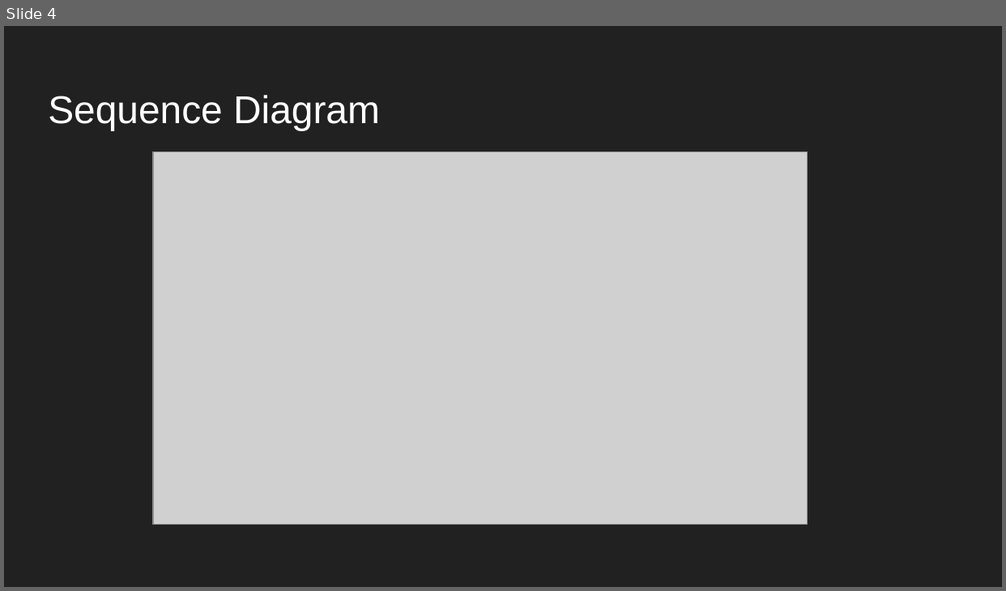
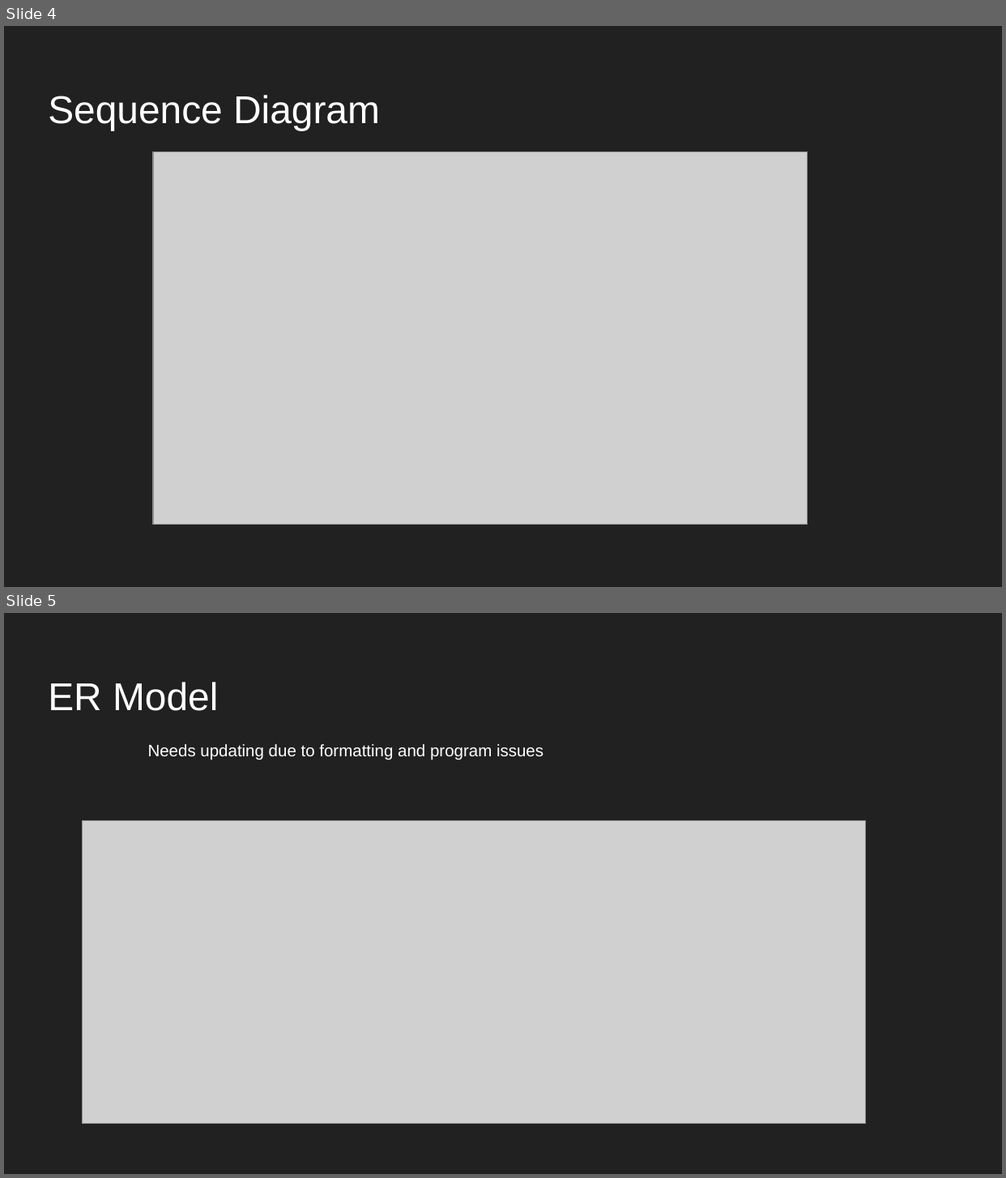
Before and after one commit to Mask487/PAC, a slide deck: docs/Presentations/Presentation 2.pptx. Shown one above the other, each under a label of ours: slide 4 before the commit, slides 4 and 5 after it. The pictures are 1006x591 and 1006x1178 pixels, drawn with LibreOffice and Linux fonts; fonts in the diff are those of the drawing; grey boxes stand for pictures. Boxes give left, top, right and bottom in pixels: in the first picture for what was removed or moved away, otherwise in the second. Text is boxed around its words. In the diff, an @@ line names an element or a change of style, - is before the commit and + after.

Commit message:
minor change to ppt 2

```diff
--- a/docs/Presentations/Presentation 2.pptx
+++ b/docs/Presentations/Presentation 2.pptx
@@ slide 5 added at (4, 613, 1002, 1174), background #212121 @@
@@ title added at (48, 682, 543, 760), 12 pt, text #FFFFFF @@
+ER Model
+Needs updating due to formatting and program issues
@@ picture added at (82, 820, 865, 1124) @@
```
Also in this commit, not shown: 1 slide removed.
